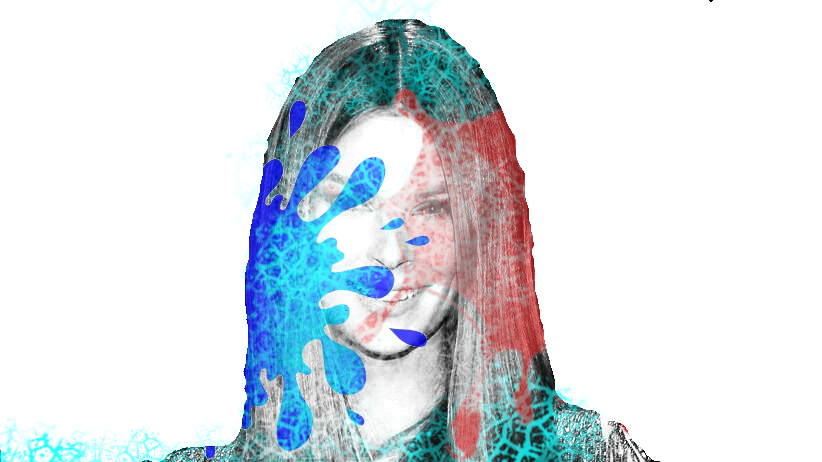
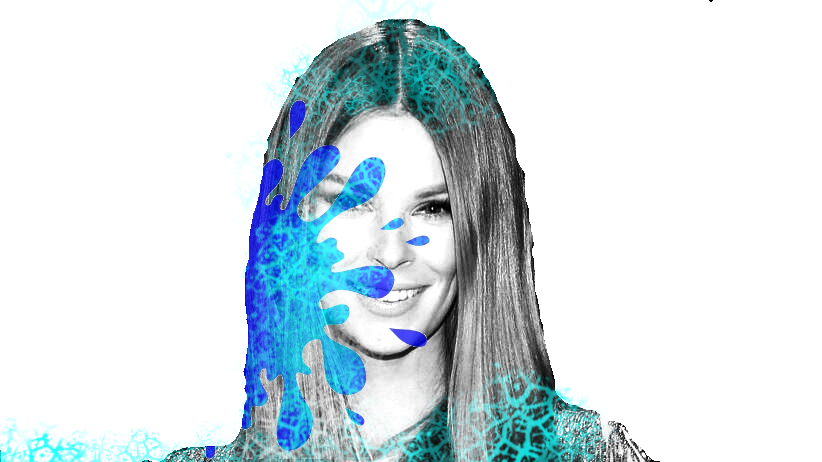
Comparing the layer stacks of the two 822x462 images. Changes:
removed layer "indeks.png" (was 58%) over 246, 75, 630, 462
